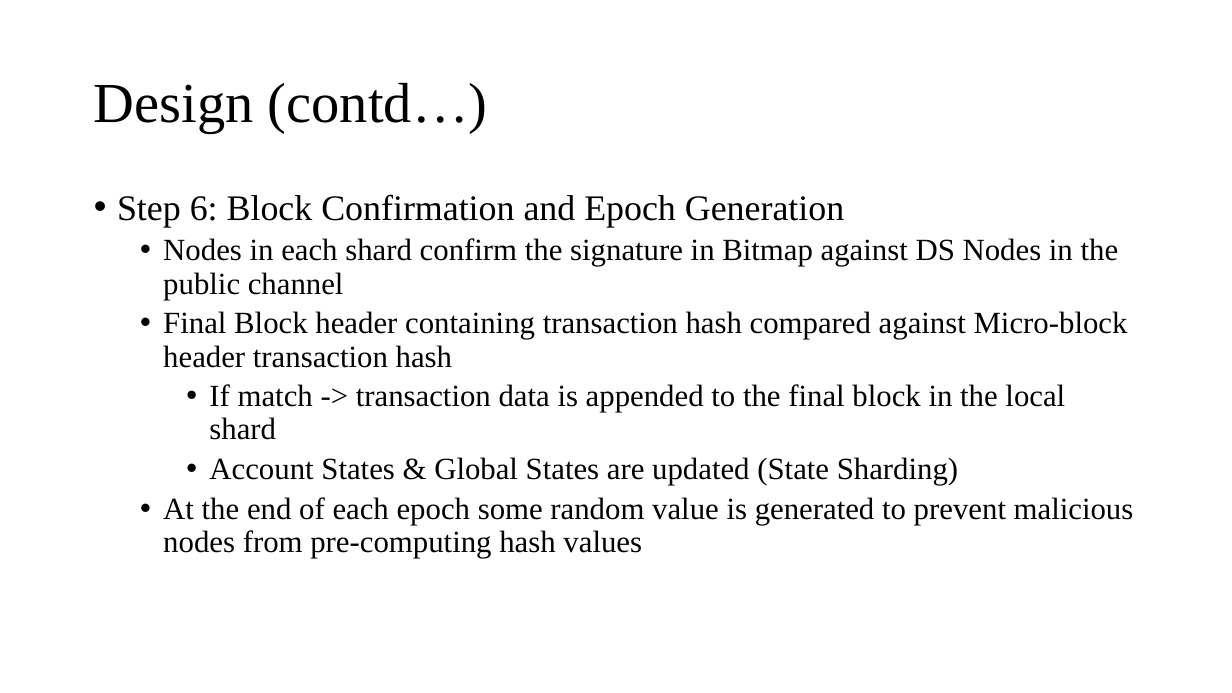
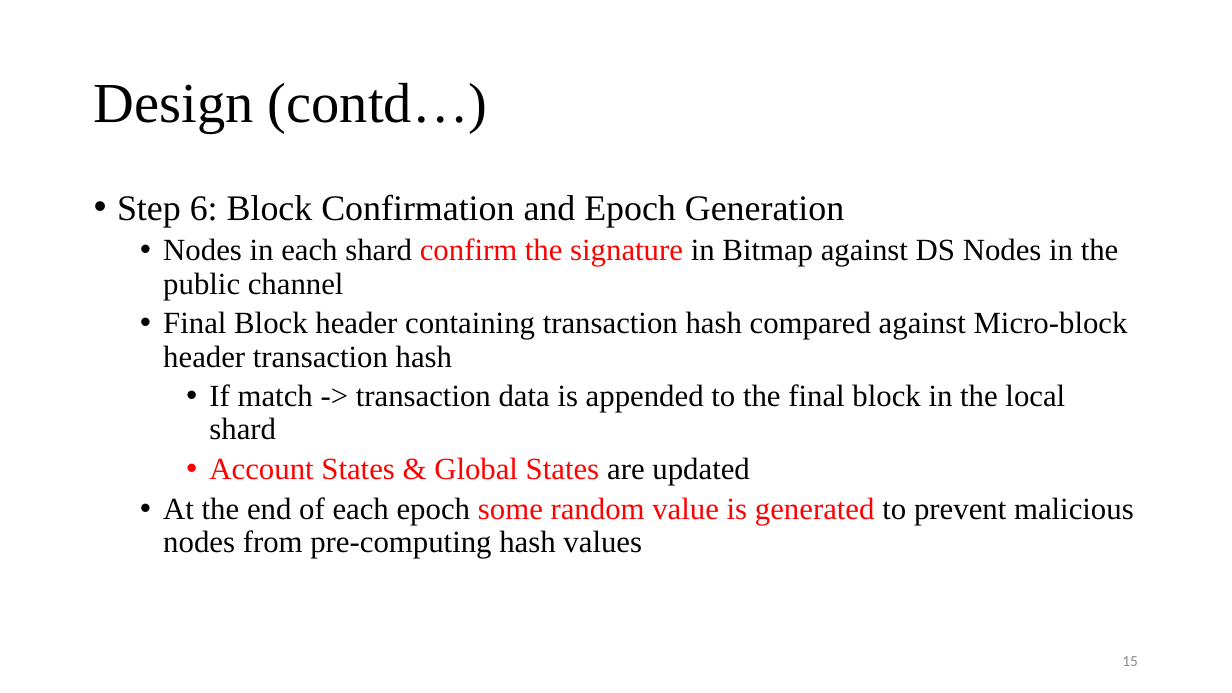
Before and after one commit to Tsajan/2018FallSemPOSTECH, a slide deck: slide 15 of CSED601 Dependable Computing/Sharding.pptx. Drawn at 1232x693 pixels with LibreOffice and Linux fonts; fonts in the diff are those of the drawing. Boxes give left, top, right and bottom in pixels: in the first picture for what was removed or moved away, otherwise in the second. Text is boxed around its words. In the diff, an @@ line names an element or a change of style, - is before the commit and + after.

Commit message:
dependable computing files added

```diff
--- a/CSED601 Dependable Computing/Sharding.pptx
+++ b/CSED601 Dependable Computing/Sharding.pptx
@@ text at (163,238,1134,558): text colour #000000 to #FF0000 in "confirm the signature", "some random value is generated" @@
@@ text at (209,457,749,485): text changed; text colour #000000 to #FF0000 @@
-    • Account States & Global States are updated (State Sharding)
+    • Account States & Global States are updated
@@ page number added at (1122,656,1138,666), 12 pt, text #8C8C8C @@
+15
```
Also in this commit, not shown: 22 other slides changed, 4 other files.
